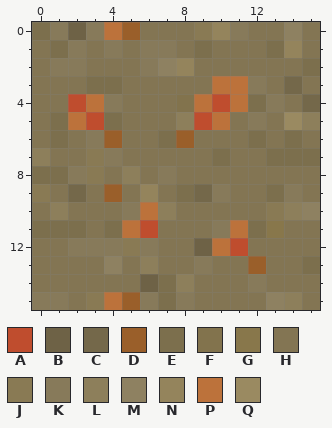
Two versions of one pixel-art sprite, src/Resources/Images/soilBG.png. Above, as it was before the edit.
The file is 16x16 pixels. Colours within 5 levels of each other are drawn and written as one.
Palette (. is transparent): A #bf4d2e  B #6e6246  C #74684a  D #9a5f2a  E #7c6f4d  F #82734d  G #88774b  H #837553  J #897a54  K #877a5a  L #8d7f5b  M #8e8161  N #94845c  P #bc723b  Q #9a8a61
Pixels before, first column x 0:
 0 EKBKPDHHHJNKHHMH
 1 HEKHKHKKHEHHHENH
 2 HKKHHHKMNHHHHHHE
 3 HHHEEHHHHHPPKHCH
 4 HHAPKHHHFPAPEKHC
 5 HEPAEHHHLAPHKHQL
 6 HEHKDHHEDHHHEHEH
 7 LHHJKHHHHHEHHEEE
 8 EEKJHLHKHHHHHHHH
 9 JHCHDHNHECKHHEKH
10 HLHHHKPLHHHHHJLM
11 EEEHEPAHHHKPEGHH
12 HHKKKJKHHBPAHHHH
13 HHHHMHLHHKHHDHHE
14 HHHHHHBELHHHKHHH
15 KKHJPDKEKHHHHMLH
After the commit:
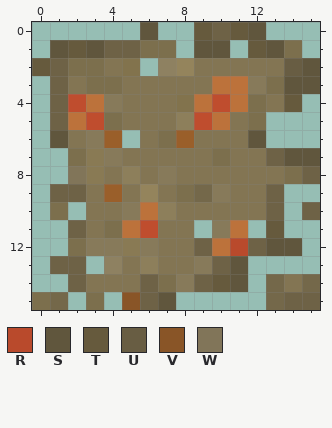
Colours new in this view: R #b94a2c  S #60563d  T #665a3d  U #685d43  V #895527  W #817559
From old to new:
Colour B replaces colour C in row 9 at x 2.
Colour B replaces colour E in row 5 at x 1; in row 7 at x 13; in row 9 at x 13; in row 11 at x 2.
Colour B replaces colour H in row 1 at x 5; in rows 3 to 4 at x 1; in row 8 at x 15; in row 9 at x 1; in row 12 at x 12; in row 13 at x 1 to 2 and 10.
Colour B replaces colour H in row 14 at x 2 and 9; in row 15 at x 15.
Colour B replaces colour J in row 10 at x 13.
Colour B replaces colour K in row 1 at x 4; in row 2 at x 1; in row 15 at x 6.
Colour B replaces colour L in row 15 at x 14.
Colour B replaces colour M in row 10 at x 15.
Colour B replaces colour N in row 0 at x 10.
Colour C replaces colour H in row 14 at x 13 and 15.
Colour C replaces colour K in row 15 at x 1.
Colour C replaces colour M in row 15 at x 13.
Colour E replaces colour H in row 2 at x 3; in row 3 at x 13; in row 7 at x 2; in row 8 at x 14.
Colour E replaces colour J in row 15 at x 3.
Colour E replaces colour K in row 1 at x 6 to 7; in row 2 at x 2; in row 5 at x 12; in row 12 at x 2; in row 15 at x 0.
Colour E replaces colour L in row 10 at x 1.
Colour E replaces colour N in row 1 at x 14.
Colour F replaces colour H in row 2 at x 5.
Colour H replaces colour K in row 4 at x 13.
Colour K replaces colour L in row 14 at x 8.
Colour R replaces colour A in row 12 at x 11.
Colour S replaces colour C in row 3 at x 14.
Colour S replaces colour E in row 1 at x 1, 9 and 13; in row 2 at x 15; in row 6 at x 1 and 12; in row 7 at x 14 to 15; in row 15 at x 7.
Colour S replaces colour H in row 0 at x 6 and 12; in row 1 at x 3 and 10; in row 3 at x 15; in row 12 at x 13 to 14; in rows 13 to 14 at x 11.
Colour T replaces colour G in row 11 at x 13.
Colour T replaces colour H in row 1 at x 12; in row 2 at x 0; in row 4 at x 14; in row 14 at x 10.
Colour T replaces colour J in row 0 at x 9.
Colour T replaces colour K in row 0 at x 11; in row 1 at x 2.
Colour U replaces colour H in row 2 at x 14.
Colour V replaces colour D in row 15 at x 5.
Colour W replaces colour K in row 8 at x 2.
Colour B is gone in row 0 at x 2.
Colour C is gone in row 4 at x 15.
Colour D is gone in row 0 at x 5; in row 13 at x 12.
Colour E is gone in row 0 at x 0; in row 6 at x 14; in row 8 at x 0 to 1; in row 11 at x 0 to 1 and 12; in row 13 at x 15.
Colour H is gone in row 0 at x 7 to 8, 13 and 15; in row 1 at x 0, 8, 11 and 15; in rows 3 to 4 at x 0; in row 5 at x 0 and 13; in row 6 at x 0, 5, 13 and 15; in row 7 at x 1.
Colour H is gone in row 9 at x 15; in row 10 at x 0 and 2; in row 11 at x 9 and 14 to 15; in row 12 at x 0 to 1 and 15; in row 13 at x 0, 3 and 13 to 14; in row 14 at x 0 to 1.
Colour H is gone in row 15 at x 2 and 9 to 12.
Colour J is gone in row 9 at x 0.
Colour K is gone in row 0 at x 1 and 3; in row 2 at x 6; in row 9 at x 14; in row 14 at x 12; in row 15 at x 8.
Colour L is gone in row 5 at x 15; in row 7 at x 0; in row 10 at x 14.
Colour M is gone in row 0 at x 14.
Colour P is gone in row 0 at x 4; in row 15 at x 4.
Colour Q is gone in row 5 at x 14.
Boxes around the changes in both pictures, in picture pixels (x1, y1, x2, y2):
changed: (32, 22, 320, 310)
